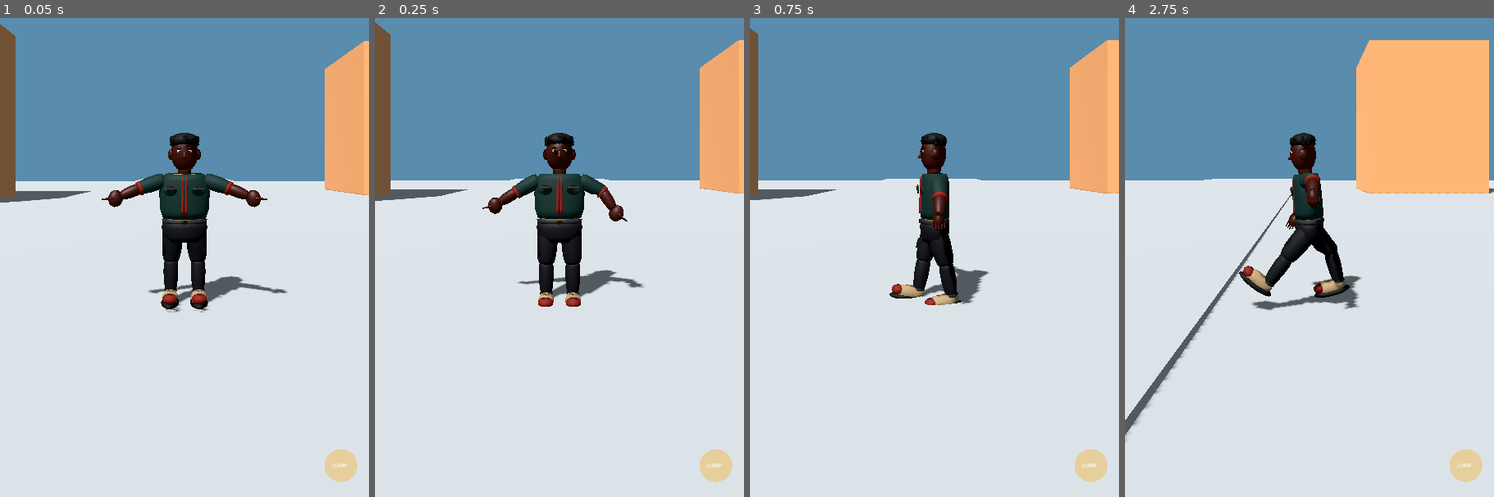
Above: before the commit, frames 1-4 (left to right).
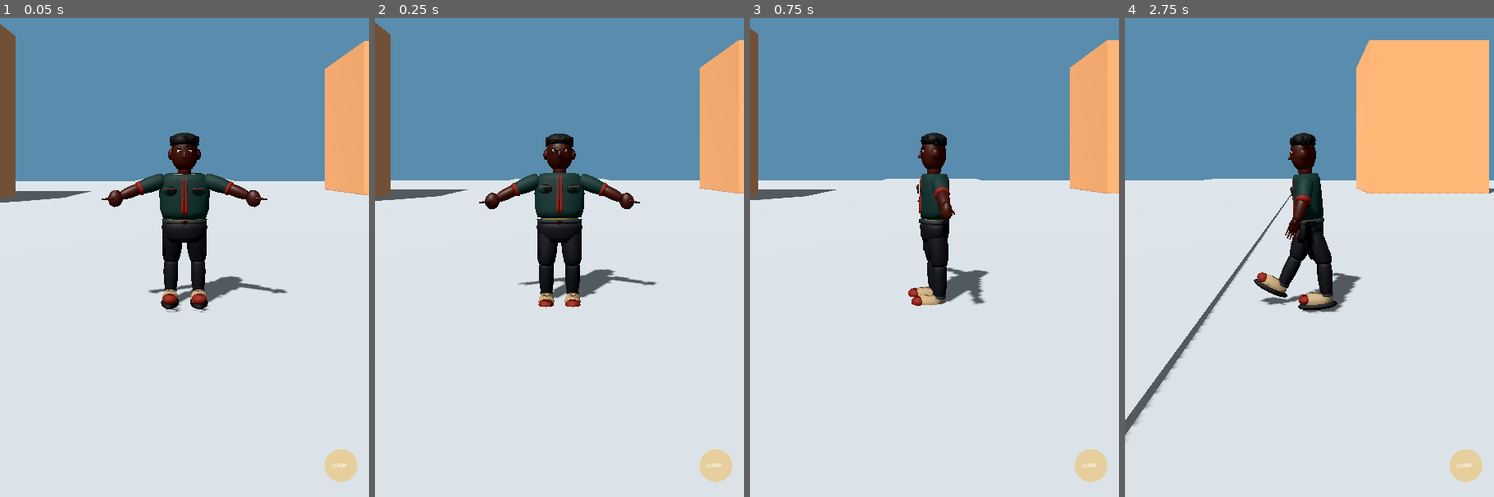
Above: after the commit, the same moments.

Repository: Olori24/Owo-Ta
Game: Godot game, scene res://scenes/world/first_district.tscn
The game is run twice, just before and just after one commit, with the same random seed, the same clock (stepped at 60 frames per second) and the same inputs.
Inputs (mouse positions are in pixels of both pictures, inside the frame that each line leads up to):
- Up to frame 1 (0.05 s): no input
- Up to frame 2 (0.25 s): no input
- Up to frame 3 (0.75 s): move the mouse to (1015, 137) at 0.52 s; hold D (move_right) from 0.53 s (still down); click (1015, 137) at 0.67 s
- Up to frame 4 (2.75 s): tap Space (jump) at 0.77 s; release D (move_right) at 1.25 s; drag from (1235, 200) to (1291, 300) at 1.27 s; move the mouse to (1346, 22) at 2.02 s; hold D (move_right) from 2.03 s (still down)

Frame 1 is identical in both runs. In frame 2, 1.4% of the frame differs, in the area x 28-77%, y 23-61%; in frame 3, 1.8%; in frame 4, 3.1%, in the area x 30-64%, y 32-62%.

Commit message:
fix: preserve landing animation and configure clip looping

Diff:
--- a/scripts/player/player_controller.gd
+++ b/scripts/player/player_controller.gd
@@ -10,6 +10,7 @@
 var jump_requested := false
 var character_animation_player: AnimationPlayer
 var current_animation := ""
+var landing_animation_active := false
 
 @onready var camera_pivot: Node3D = $CameraPivot
 @onready var visual_body: Node3D = $Body
@@ -18,6 +19,9 @@
 	add_to_group("player")
 	_register_actions()
 	character_animation_player = _find_animation_player($Body/CharacterVisual)
+	if character_animation_player != null:
+		character_animation_player.animation_finished.connect(_on_character_animation_finished)
+		_configure_character_animation_loops()
 	_play_character_animation("idle")
 
 func _register_actions() -> void:
@@ -96,19 +100,35 @@
 			return found
 	return null
 
+func _configure_character_animation_loops() -> void:
+	for animation_name in ["idle", "walk", "run"]:
+		if character_animation_player.has_animation(animation_name):
+			character_animation_player.get_animation(animation_name).loop_mode = Animation.LOOP_LINEAR
+	if character_animation_player.has_animation("landing"):
+		character_animation_player.get_animation("landing").loop_mode = Animation.LOOP_NONE
+
+func _on_character_animation_finished(animation_name: StringName) -> void:
+	if animation_name == &"landing":
+		landing_animation_active = false
+		current_animation = ""
+
 func _play_character_animation(animation_name: String) -> void:
 	if character_animation_player == null or not character_animation_player.has_animation(animation_name):
 		return
 	if current_animation == animation_name and character_animation_player.is_playing():
 		return
 	current_animation = animation_name
+	landing_animation_active = animation_name == "landing"
 	character_animation_player.play(animation_name)
 
 func _update_character_animation(direction: Vector3, was_on_floor: bool) -> void:
 	if not is_on_floor():
+		landing_animation_active = false
 		_play_character_animation("jump")
 	elif not was_on_floor:
 		_play_character_animation("landing")
+	elif landing_animation_active and character_animation_player != null and character_animation_player.is_playing():
+		return
 	elif direction.length() > 0.1:
 		_play_character_animation("run" if Vector2(velocity.x, velocity.z).length() > 4.5 else "walk")
 	else:
